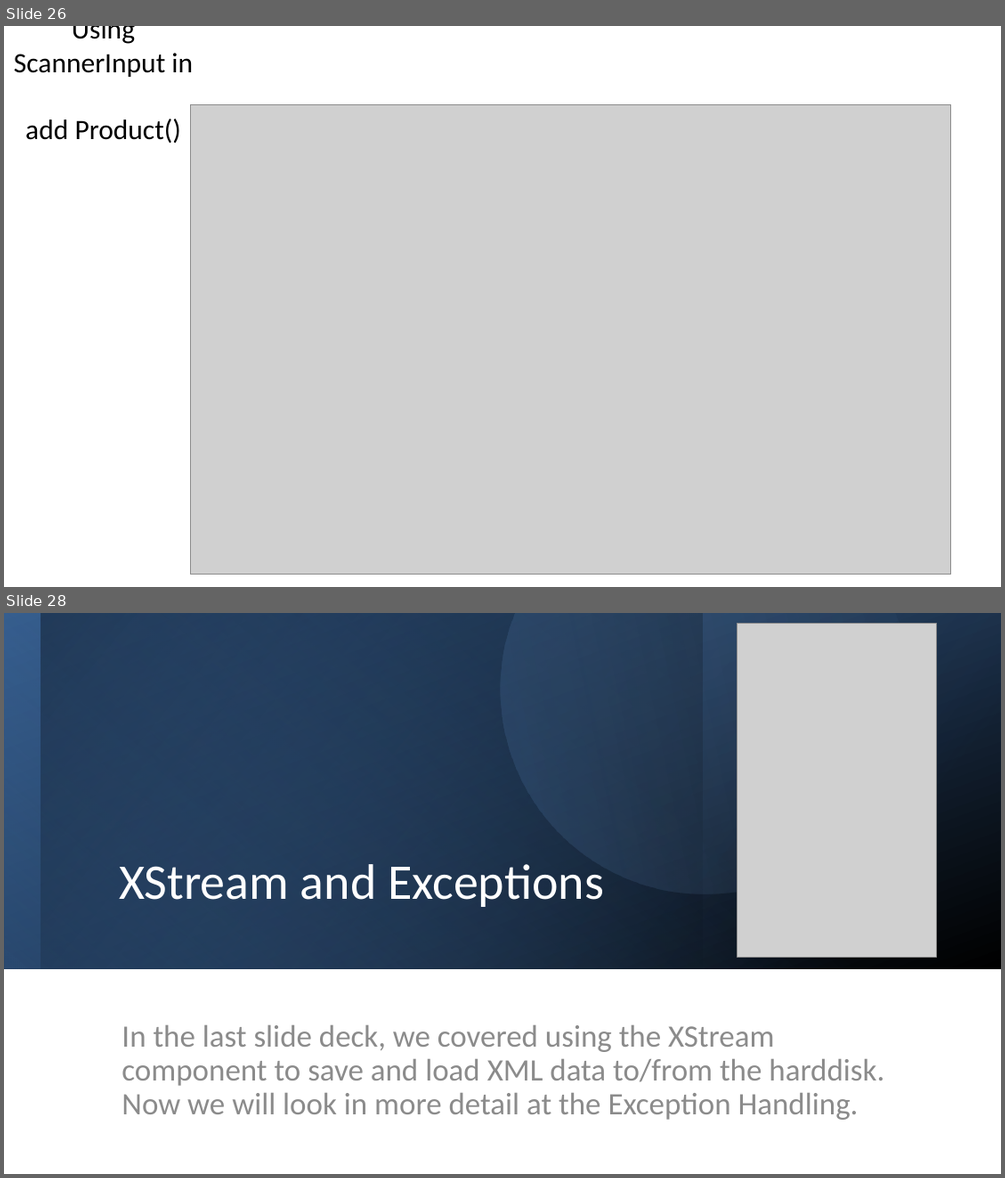
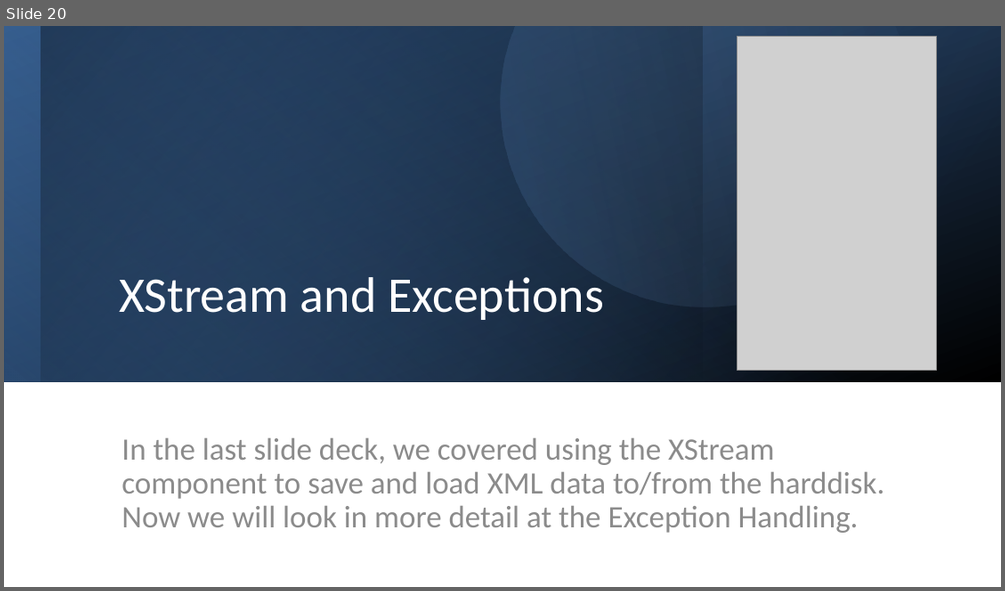
Before and after one commit to Programming-Fundamentals-SETU/prog-fund-2-jan-26, a slide deck: topic05-persistence-xml-exceptions/unit-05a-lectures/talk-3-exceptions/c-exceptions.pptx. Shown one above the other, each under a label of ours: slides 26 and 28 before the commit, slide 20 after it; the slides between them are not shown. The pictures are 1005x1178 and 1005x591 pixels, drawn with LibreOffice and Linux fonts; fonts in the diff are those of the drawing; grey boxes stand for pictures. Boxes give left, top, right and bottom in pixels: in the first picture for what was removed or moved away, otherwise in the second. Text is boxed around its words. In the diff, an @@ line names an element or a change of style, - is before the commit and + after.

```diff
--- a/topic05-persistence-xml-exceptions/unit-05a-lectures/talk-3-exceptions/c-exceptions.pptx
+++ b/topic05-persistence-xml-exceptions/unit-05a-lectures/talk-3-exceptions/c-exceptions.pptx
@@ slide 26 removed at (4,26,1001,587), background #FFFFFF @@
@@ title removed at (14,26,193,143) @@
-Using ScannerInput in
-add Product()
@@ picture removed at (190,104,952,574) @@
@@ what was slide 28 is now slide 20 @@
```
Also in this commit, not shown: 3 slides changed, 1 slide added, 8 other slides removed, 14 other files.
